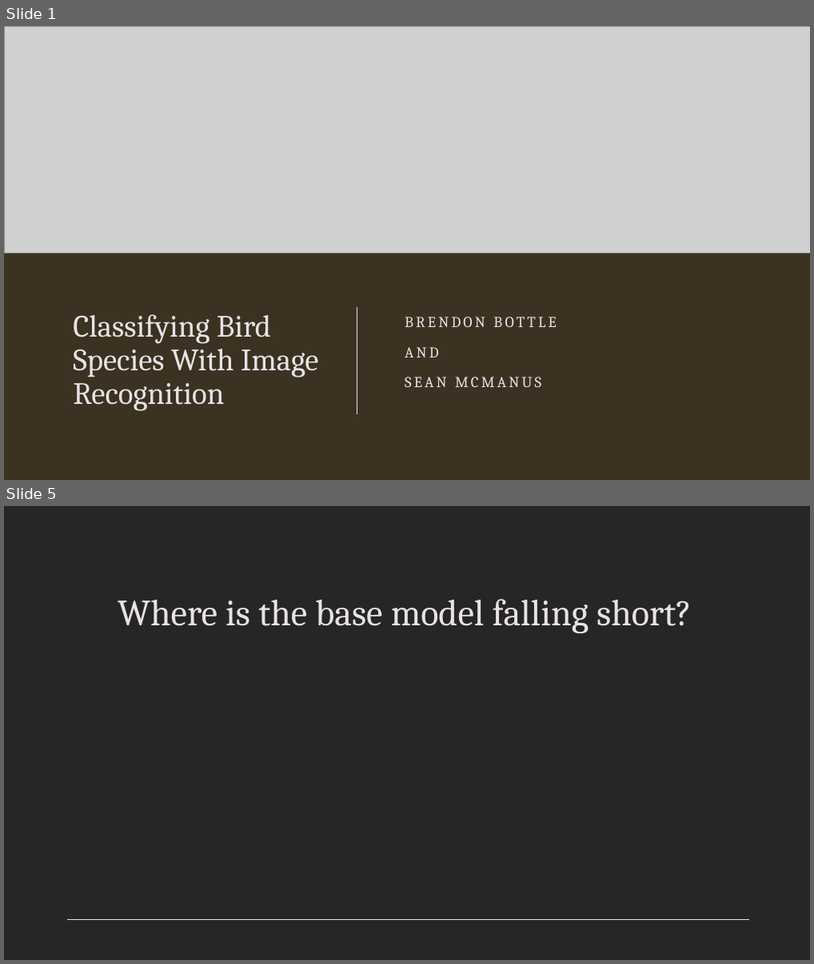
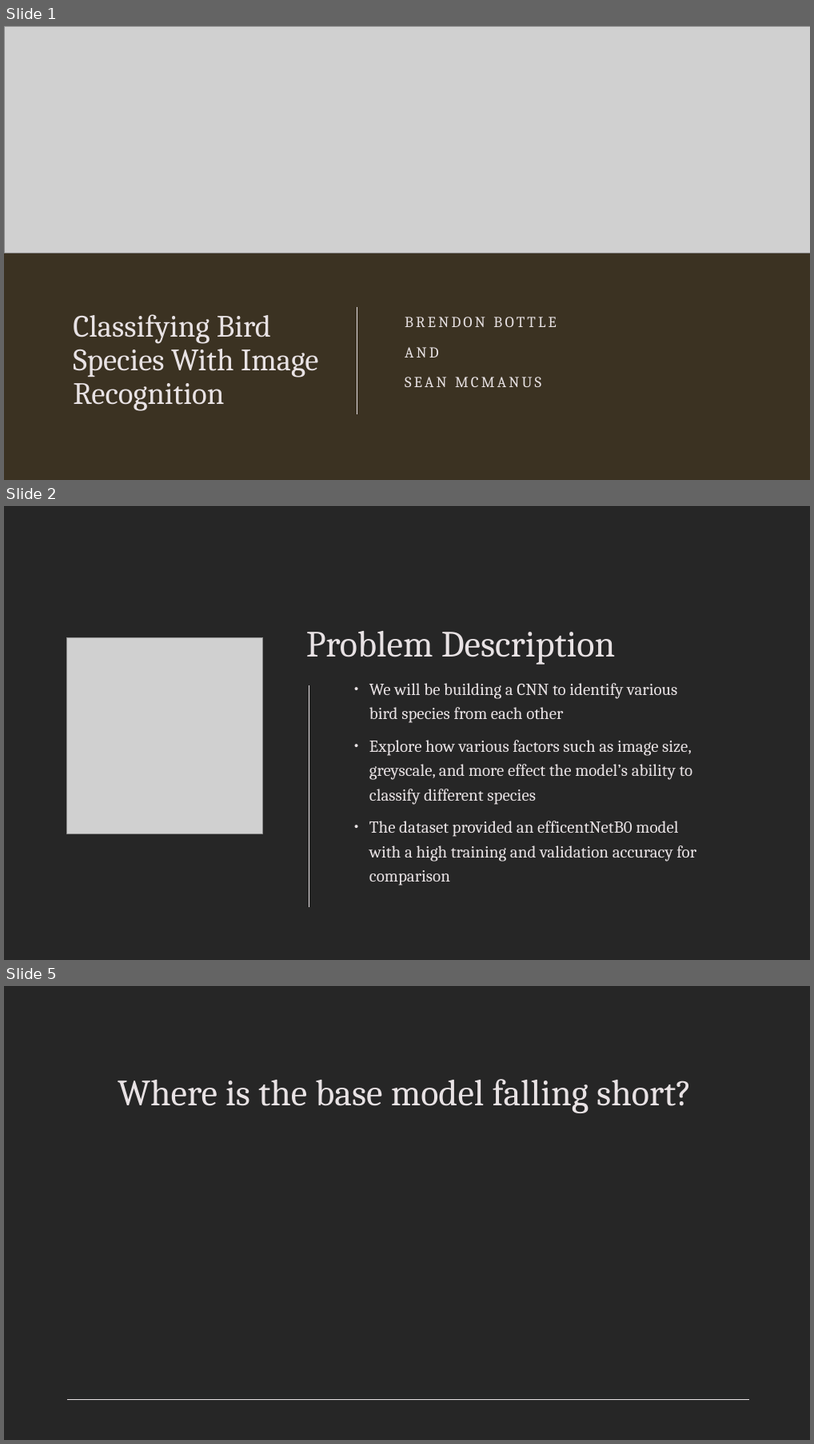
Before and after one commit to SeanMdata/Deep-Learning, a slide deck: Final_Presentation_Sean_Brendon.pptx. Shown one above the other, each under a label of ours: slides 1 and 5 before the commit, slides 1, 2 and 5 after it; the slides between them are not shown. The pictures are 814x964 and 814x1444 pixels, drawn with LibreOffice and Linux fonts; fonts in the diff are those of the drawing; grey boxes stand for pictures. Boxes give left, top, right and bottom in pixels: in the first picture for what was removed or moved away, otherwise in the second. Text is boxed around its words. In the diff, an @@ line names an element or a change of style, - is before the commit and + after.

```diff
--- a/Final_Presentation_Sean_Brendon.pptx
+++ b/Final_Presentation_Sean_Brendon.pptx
@@ slide 2 added at [4,506,810,960], background #262626 @@
@@ picture added at [67,637,263,833] @@
@@ title added at [306,631,616,664], 44 pt, text #E8E2E4 @@
+Problem Description
@@ line added from (309, 685) to (309, 907), #E8E2E4 0.85 pt @@
@@ text added at [370,683,697,885], 20 pt, text #E8E2E4 @@
+• We will be building a CNN to identify various bird species from each other
+• Explore how various factors such as image size, greyscale, and more effect the model’s ability to classify different species
+• The dataset provided an efficentNetB0 model with a high training and validation accuracy for comparison
```
Also in this commit, not shown: 1 slide changed, 1 other slide added, 2 slides removed.
